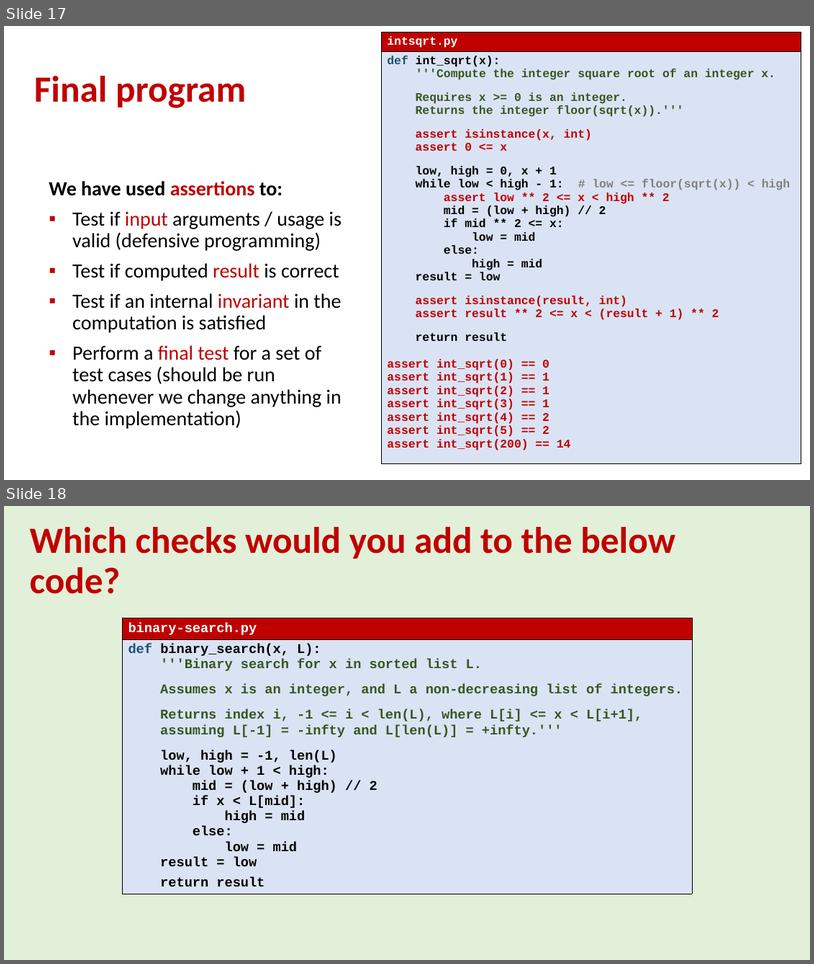
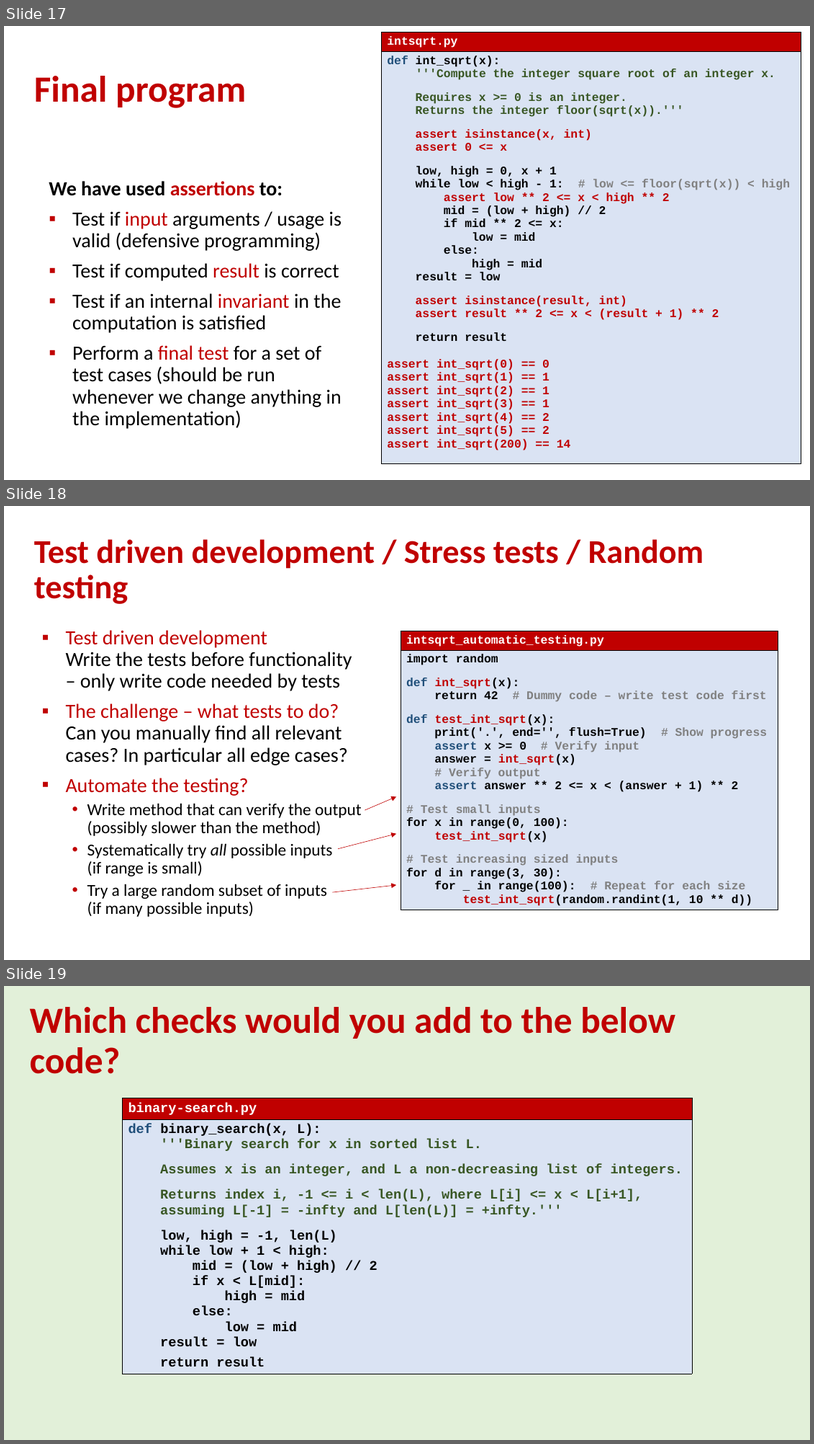
Before and after one commit to gsbrodal/gsbrodal.github.io, a slide deck: ipsa/slides/testing.pptx. Shown one above the other, each under a label of ours: slides 17 and 18 before the commit, slides 17, 18 and 19 after it. The pictures are 814x964 and 814x1444 pixels, drawn with LibreOffice and Linux fonts; fonts in the diff are those of the drawing. Boxes give left, top, right and bottom in pixels: in the first picture for what was removed or moved away, otherwise in the second. Text is boxed around its words. In the diff, an @@ line names an element or a change of style, - is before the commit and + after.

Commit message:
testing exercise 14.1 + slide

```diff
--- a/ipsa/slides/testing.pptx
+++ b/ipsa/slides/testing.pptx
@@ slide 18 added at (x1=4, y1=506, x2=810, y2=960), background #FFFFFF @@
@@ title added at (x1=34, y1=539, x2=705, y2=604), 39.6 pt, text #C00000, bold @@
+Test driven development / Stress tests / Random testing
@@ text added at (x1=66, y1=630, x2=362, y2=916), 24 pt, text #000000 @@
+▪ Test driven development
+  Write the tests before functionality – only write code needed by tests
+▪ The challenge – what tests to do? Can you manually find all relevant cases? In particular all edge cases?
+▪ Automate the testing?
+  • Write method that can verify the output
+    (possibly slower than the method)
+  • Systematically try all possible inputs
+    (if range is small)
+  • Try a large random subset of inputs
+    (if many possible inputs)
@@ table added at (x1=401, y1=631, x2=779, y2=923), 2 rows, 1 columns @@
+intsqrt_automatic_testing.py
+import random / def int_sqrt(x): / return 42 # Dummy code – write test code first / def test_int_sqrt(x): / print('.', end='', flush=True) # Show progress / assert x >= 0 # Verify input / answer = int_sqrt(x) / # Verify output / assert answer ** 2 <= x < (answer + 1) ** 2 / # Test small inputs / for x in range(0, 100): / test_int_sqrt(x) / # Test increasing sized inputs / for d in range(3, 30): / for _ in range(100): # Repeat for each size / test_int_sqrt(random.randint(1, 10 ** d))
@@ arrow added from (365, 811) to (396, 796), #C00000 0.5 pt @@
@@ arrow added from (338, 849) to (396, 834), #C00000 0.5 pt @@
@@ arrow added from (332, 892) to (396, 885), #C00000 0.5 pt @@
@@ what was slide 18 is now slide 19 @@
```
Also in this commit, not shown: 1 slide changed, 4 other files.
